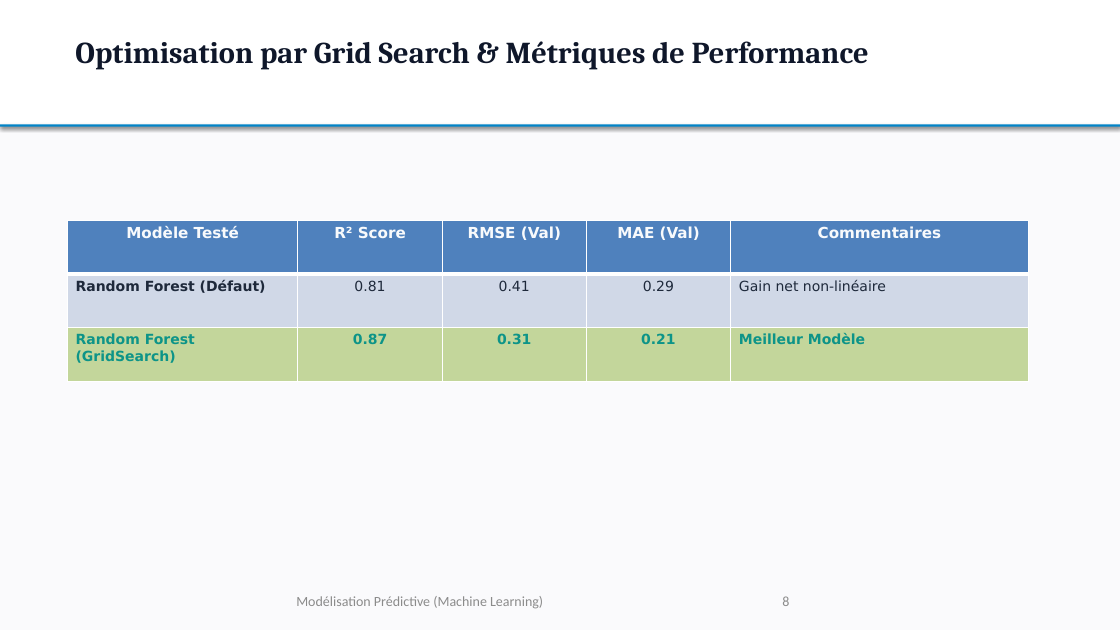
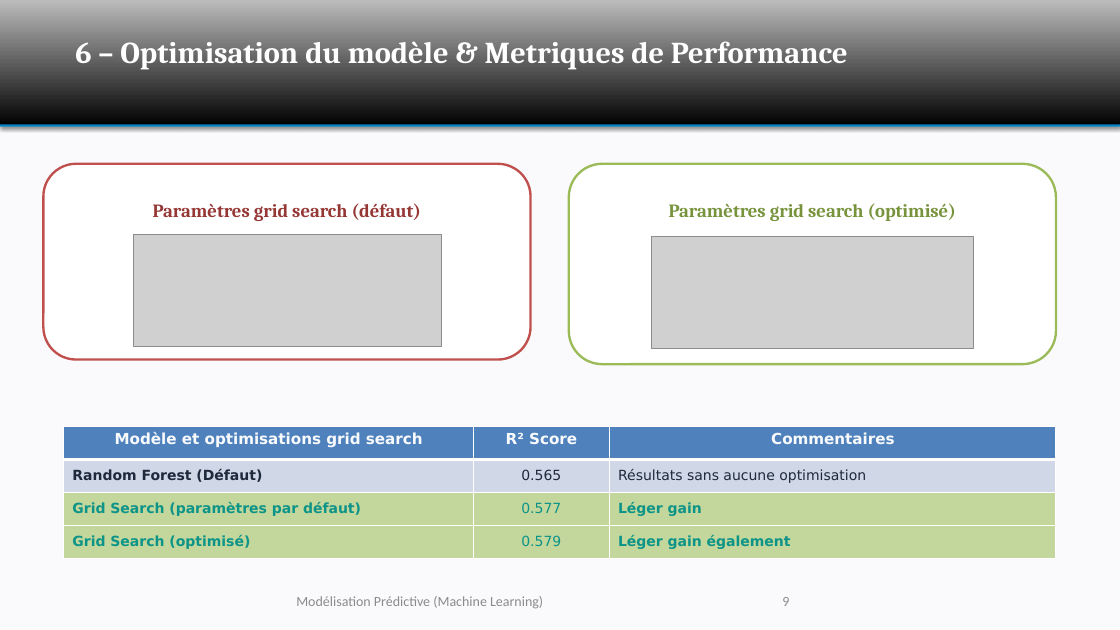
Before and after one commit to DavidRichomme/OC_P3_Anticipez_les_besoins_en_consommation_de_batiments, a slide deck: slide 9 of OC_P3_Support_Presentation.pptx (slide 8 before the commit). Drawn at 1120x630 pixels with LibreOffice and Linux fonts; fonts in the diff are those of the drawing; grey boxes stand for pictures; background and template pictures are left out. Boxes give left, top, right and bottom in pixels: in the first picture for what was removed or moved away, otherwise in the second. Text is boxed around its words. In the diff, an @@ line names an element or a change of style, - is before the commit and + after.

```diff
--- a/OC_P3_Support_Presentation.pptx
+++ b/OC_P3_Support_Presentation.pptx
@@ rectangle at <box>0,0,1120,126</box>: fill #FFFFFF to gradient #000000 to #BDBDBD @@
@@ text at <box>75,41,848,70</box>: text changed; text colour #0F172A to #FFFFFF @@
-Optimisation par Grid Search & Métriques de Performance
+6 – Optimisation du modèle & Metriques de Performance
@@ rounded rectangle added at <box>44,164,531,360</box>, fill #FFFFFF, outline #C0504D 2 pt, 16 pt, text #953735, bold @@
+Paramètres grid search (défaut)
@@ rounded rectangle added at <box>569,164,1056,365</box>, fill #FFFFFF, outline #9BBB59 2 pt, 16 pt, text #77933C, bold @@
+Paramètres grid search (optimisé)
@@ picture added at <box>133,235,441,347</box> @@
@@ picture added at <box>651,237,973,349</box> @@
@@ table at <box>64,426,1056,559</box> @@
-Modèle Testé | R² Score | RMSE (Val) | MAE (Val) | Commentaires
-Random Forest (Défaut) | 0.81 | 0.41 | 0.29 | Gain net non-linéaire
-Random Forest (GridSearch) | 0.87 | 0.31 | 0.21 | Meilleur Modèle
+Modèle et optimisations grid search | R² Score | Commentaires
+Random Forest (Défaut) | 0.565 | Résultats sans aucune optimisation
+Grid Search (paramètres par défaut) | 0.577 | Léger gain
+Grid Search (optimisé) | 0.579 | Léger gain également
@@ table: place and size @@
-table at <box>67,220,1029,381</box>
+table at <box>64,426,1056,559</box>
@@ page number at <box>782,597,789,606</box>: text changed @@
-8
+9
```
Also in this commit, not shown: 9 other slides changed, 1 slide added, 6 other files.
